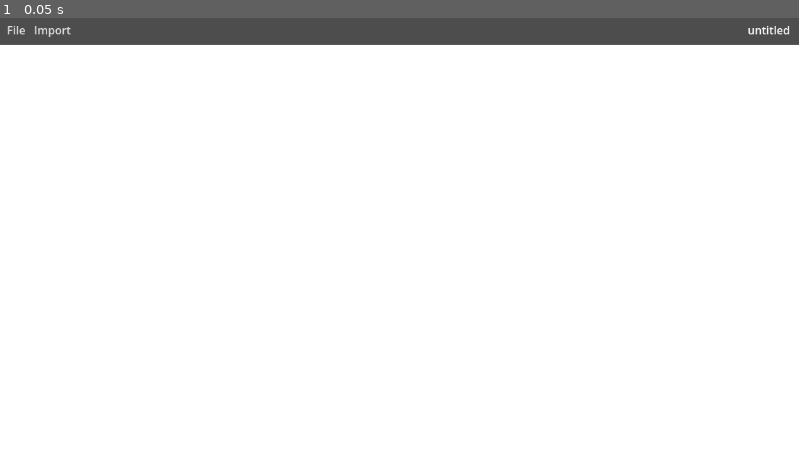
Above: before the commit, frame 1.
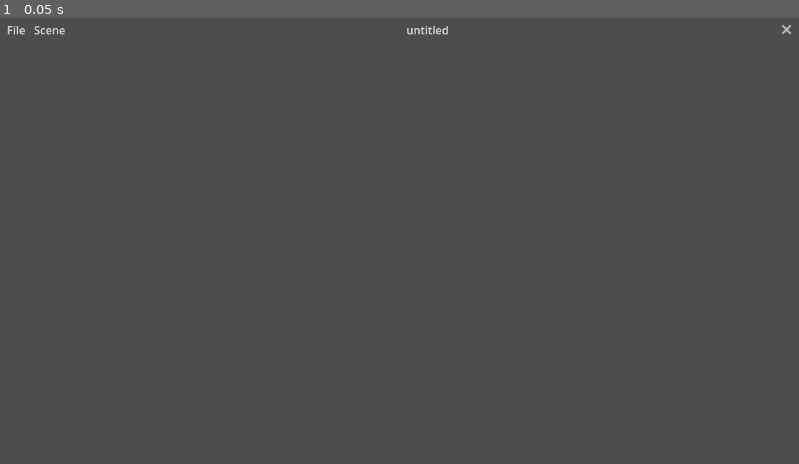
Above: after the commit, the same moment.

Repository: Barkerprooks/scene-editor
Game: Godot game, scene res://scenes/editor.tscn
Same seed, same stepped clock (60 frames per second), same inputs: the game is played once before the commit and once after it.
Inputs:
- Up to frame 1 (0.05 s): no input

The runs differ from the first frame. In frame 1, 94% of the frame differs, in the area x 0-100%, y 1-100%.

Commit message:
progress

Diff:
--- a/scenes/editor.tscn
+++ b/scenes/editor.tscn
@@ -1,8 +1,10 @@
-[gd_scene load_steps=4 format=3 uid="uid://dwdaynrme1xnl"]
+[gd_scene load_steps=5 format=3 uid="uid://dwdaynrme1xnl"]
 
 [ext_resource type="Script" path="res://scripts/editor/editor.gd" id="1_4cqpu"]
-[ext_resource type="Script" path="res://scripts/editor/menu/import.gd" id="3_c8inj"]
+[ext_resource type="Script" path="res://scripts/editor/menu/scene.gd" id="3_c8inj"]
 [ext_resource type="Script" path="res://scripts/editor/menu/file.gd" id="3_j6eag"]
+
+[sub_resource type="ImageTexture" id="ImageTexture_8hf2w"]
 
 [node name="Editor" type="Control"]
 layout_mode = 3
@@ -21,7 +23,7 @@
 grow_horizontal = 2
 grow_vertical = 2
 
-[node name="HSplitContainer" type="VSplitContainer" parent="."]
+[node name="HSplit" type="VSplitContainer" parent="."]
 layout_mode = 1
 anchors_preset = 15
 anchor_right = 1.0
@@ -31,18 +33,22 @@
 collapsed = true
 dragger_visibility = 2
 
-[node name="MarginContainer" type="MarginContainer" parent="HSplitContainer"]
+[node name="Header" type="MarginContainer" parent="HSplit"]
 layout_mode = 2
 theme_override_constants/margin_left = 6
 theme_override_constants/margin_top = 6
-theme_override_constants/margin_right = 12
-theme_override_constants/margin_bottom = 6
+theme_override_constants/margin_right = 6
+theme_override_constants/margin_bottom = 0
 
-[node name="MenuBar" type="MenuBar" parent="HSplitContainer/MarginContainer"]
+[node name="HSplit" type="HSplitContainer" parent="HSplit/Header"]
 layout_mode = 2
+
+[node name="MenuBar" type="MenuBar" parent="HSplit/Header/HSplit"]
+layout_mode = 2
+size_flags_horizontal = 3
 flat = true
 
-[node name="File" type="PopupMenu" parent="HSplitContainer/MarginContainer/MenuBar"]
+[node name="File" type="PopupMenu" parent="HSplit/Header/HSplit/MenuBar"]
 title = "helloworld"
 item_count = 6
 item_0/text = "New"
@@ -58,32 +64,60 @@
 item_5/id = 5
 script = ExtResource("3_j6eag")
 
-[node name="Import" type="PopupMenu" parent="HSplitContainer/MarginContainer/MenuBar"]
+[node name="Scene" type="PopupMenu" parent="HSplit/Header/HSplit/MenuBar"]
 item_count = 1
-item_0/text = "backgrounds"
-item_0/separator = true
+item_0/text = "Import background"
 script = ExtResource("3_c8inj")
 
-[node name="Title" type="Label" parent="HSplitContainer/MarginContainer"]
+[node name="TitleInput" type="LineEdit" parent="HSplit/Header/HSplit"]
 layout_mode = 2
-horizontal_alignment = 2
+size_flags_horizontal = 3
+placeholder_text = "untitled"
+max_length = 32
+clear_button_enabled = true
+flat = true
+select_all_on_focus = true
 
-[node name="MarginContainer2" type="MarginContainer" parent="HSplitContainer"]
+[node name="Body" type="MarginContainer" parent="HSplit"]
 layout_mode = 2
+theme_override_constants/margin_left = 6
+theme_override_constants/margin_top = 6
+theme_override_constants/margin_right = 6
+theme_override_constants/margin_bottom = 6
 
-[node name="ColorRect" type="ColorRect" parent="HSplitContainer/MarginContainer2"]
+[node name="HSplit" type="HSplitContainer" parent="HSplit/Body"]
 layout_mode = 2
+dragger_visibility = 2
+
+[node name="PageControl" type="VBoxContainer" parent="HSplit/Body/HSplit"]
+layout_mode = 2
+size_flags_horizontal = 3
+
+[node name="VSplit" type="VSplitContainer" parent="HSplit/Body/HSplit"]
+layout_mode = 2
+size_flags_horizontal = 3
+size_flags_stretch_ratio = 3.0
+dragger_visibility = 2
+
+[node name="Background" type="TextureRect" parent="HSplit/Body/HSplit/VSplit"]
+layout_mode = 2
+size_flags_vertical = 3
+size_flags_stretch_ratio = 3.0
+texture = SubResource("ImageTexture_8hf2w")
+expand_mode = 3
+
+[node name="SceneControl" type="HBoxContainer" parent="HSplit/Body/HSplit/VSplit"]
+layout_mode = 2
+size_flags_vertical = 3
 
 [node name="OpenFileDialog" type="FileDialog" parent="."]
 title = "Open a File"
 ok_button_text = "Open"
 file_mode = 0
 access = 2
-filters = PackedStringArray("*.json")
 show_hidden_files = true
 use_native_dialog = true
 
 [node name="SaveFileDialog" type="FileDialog" parent="."]
 access = 2
-filters = PackedStringArray("*.json")
 use_native_dialog = true
--- a/scripts/editor/editor.gd
+++ b/scripts/editor/editor.gd
@@ -1,23 +1,25 @@
 extends Control
 
 
-const SCENE_SAVE_PATH: String = "SceneEditor/Scenes"
-const ASSET_SAVE_PATH: String = "SceneEditor/Assets"
+const SCENE_PATH: String = "SceneEditor/Scenes"
+const ACTOR_PATH: String = "SceneEditor/Assets/Actors"
+const BACKGROUND_PATH: String = "SceneEditor/Assets/Backgrounds"
 
 static var scene: Dictionary = { "title": "untitled", "pages": [] }
 
 static var open_file_dialog: FileDialog
 static var save_file_dialog: FileDialog
 
-static var title: Label
+static var background: ImageTexture
+static var title: LineEdit
 
 
-static func __get_scene_save_path() -> String:
-	var scene_save_path: String = OS.get_system_dir(OS.SYSTEM_DIR_DOCUMENTS).path_join(SCENE_SAVE_PATH)
-	if not DirAccess.dir_exists_absolute(scene_save_path):
-		print_debug("created scenes folder at %s" % scene_save_path)
-		DirAccess.make_dir_recursive_absolute(scene_save_path)
-	return scene_save_path
+static func __get_data_path(path: String) -> String:
+	var data_path: String = OS.get_system_dir(OS.SYSTEM_DIR_DOCUMENTS).path_join(path)
+	if not DirAccess.dir_exists_absolute(data_path):
+		print_debug("created scenes folder at %s" % data_path)
+		DirAccess.make_dir_recursive_absolute(data_path)
+	return data_path
 
 
 static func __load_scene(path: String) -> void:
@@ -35,41 +37,48 @@
 
 static func new_scene() -> void:
 	scene = { "title": "untitled", "pages": [] }
+	title.text = "untitled"
+	# background.create_placeholder()
 
 
 static func save_scene() -> void:
-	var scene_save_path: String = __get_scene_save_path()
-	__dump_scene(scene_save_path.path_join(".".join([scene["title"], "json"])))
+	var path: String = __get_data_path(SCENE_PATH)
+	var file: String = ".".join([scene["title"], "json"])
+	__dump_scene(path.path_join(file))
 
 
 static func save_scene_as() -> void:
-	save_file_dialog.current_dir = __get_scene_save_path()
+	open_file_dialog.filters = ["*.json"]
+	save_file_dialog.current_dir = __get_data_path(SCENE_PATH)
 	save_file_dialog.connect("file_selected", __dump_scene)
 	save_file_dialog.popup()
 
 
 static func open_scene() -> void:
-	open_file_dialog.current_dir = __get_scene_save_path()
+	open_file_dialog.filters = ["*.json"]
+	open_file_dialog.current_dir = __get_data_path(SCENE_PATH)
 	open_file_dialog.connect("file_selected", __load_scene)
 	open_file_dialog.popup()
 
 
-static func __load_asset(path: String) -> void:
-	pass
+static func __load_background_asset(path: String) -> void:
+	var image: Image = Image.new()
+	image.load(path)
+	background.set_image(image)
 
 
 static func import_background() -> void:
+	open_file_dialog.filters = ["*.png,*.jpg,*.jpeg,*.gif,*.svg"]
 	open_file_dialog.current_dir = OS.get_system_dir(OS.SYSTEM_DIR_DOCUMENTS)
-	open_file_dialog.connect("file_selected", __load_asset)
+	open_file_dialog.connect("file_selected", __load_background_asset)
 	open_file_dialog.popup()
-
-
-static func import_actor() -> void:
-	pass
 
 
 func _ready() -> void:
 	open_file_dialog = $OpenFileDialog
 	save_file_dialog = $SaveFileDialog
-	title = $HSplitContainer/MarginContainer/Title
+
+	title = $HSplit/Header/HSplit/TitleInput
 	title.text = scene["title"]
+
+	background = $HSplit/Body/HSplit/VSplit/Background.texture
Renamed: scripts/editor/menu/import.gd -> scripts/editor/menu/scene.gd
